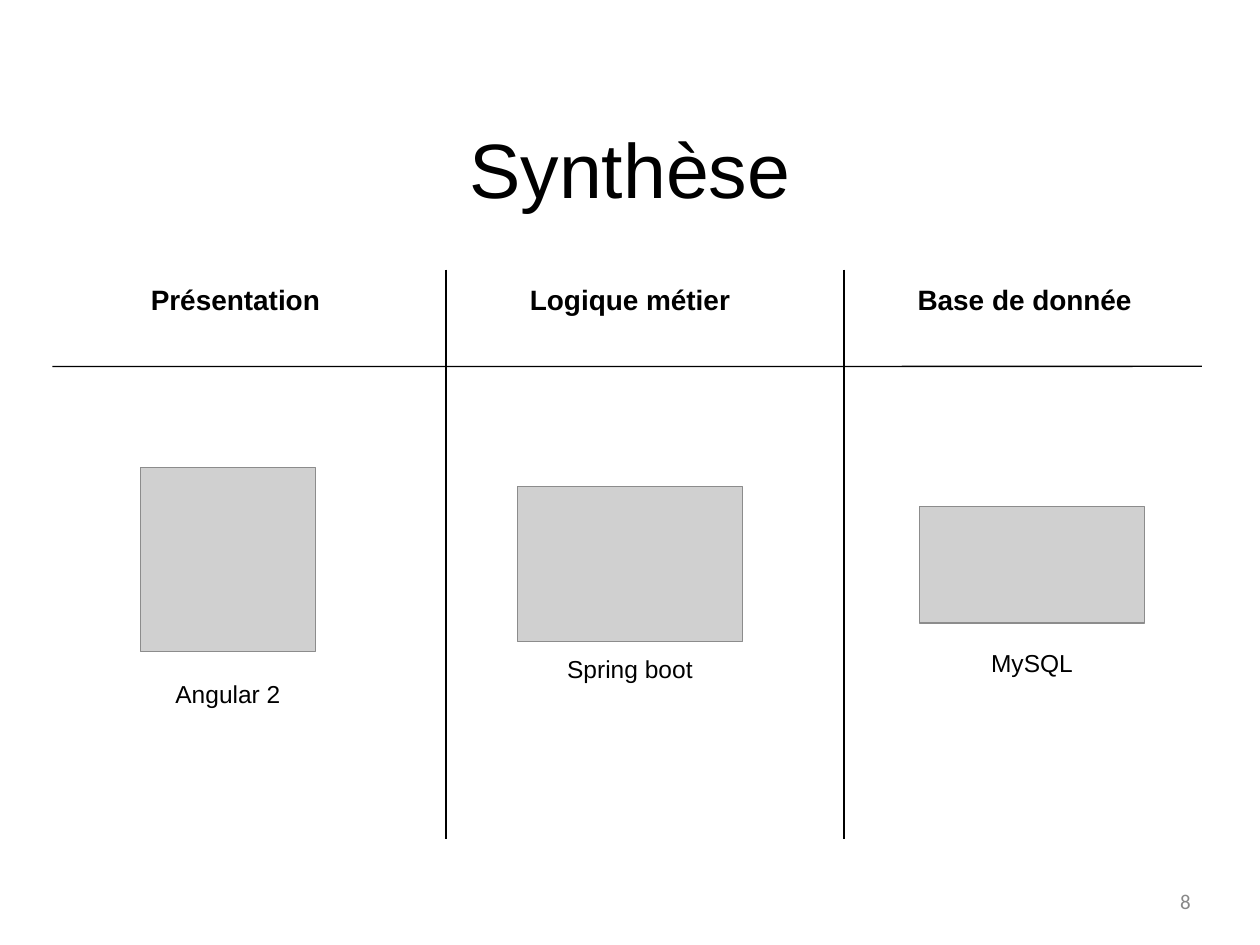
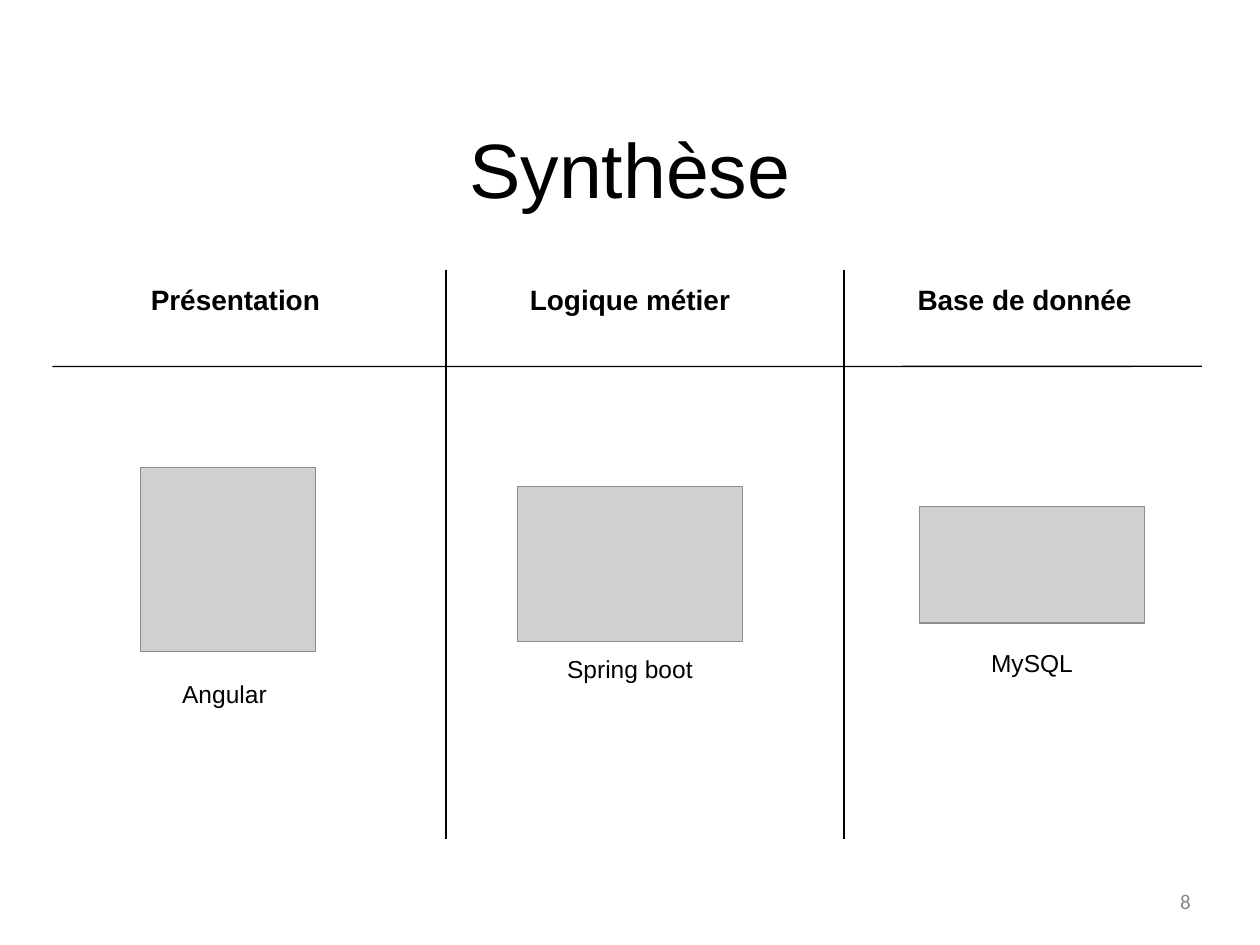
Before and after one commit to NicolasFuchs/Hashcode, a slide deck: slide 8 of G6_presentation_intermediaire_fuchs_butty_rial.pptx. Drawn at 1260x945 pixels with LibreOffice and Linux fonts; fonts in the diff are those of the drawing; grey boxes stand for pictures; background and template pictures are left out. Boxes give left, top, right and bottom in pixels: in the first picture for what was removed or moved away, otherwise in the second. Text is boxed around its words. In the diff, an @@ line names an element or a change of style, - is before the commit and + after.

```diff
--- a/G6_presentation_intermediaire_fuchs_butty_rial.pptx
+++ b/G6_presentation_intermediaire_fuchs_butty_rial.pptx
@@ text at (182, 685, 267, 708): text changed @@
-Angular 2
+Angular
```
Also in this commit, not shown: 1 other slide changed, 6 other files.
